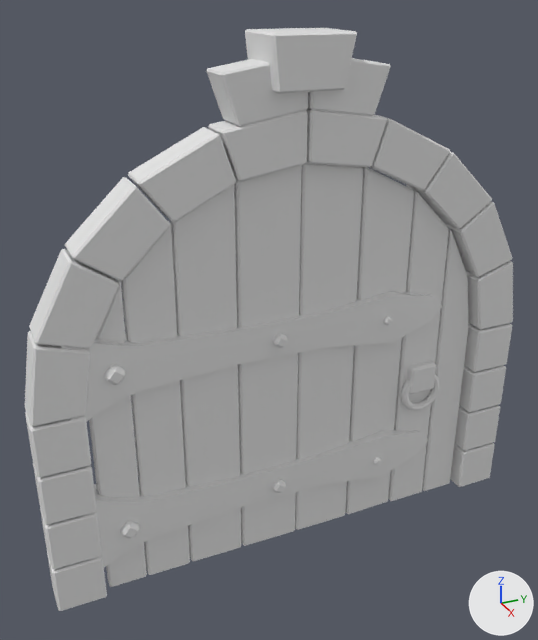
What one commit did to the FBX model Assets/Dungeon/Models/Door.fbx.
Before and after are seen from a camera (50 mm lens) standing at (7.26, -3.63, 6.82) and looking at (-0.12, -0.31, 3.13). Lighting does not change. The marker at lower right points along +X, +Y and +Z. Where no turn or scale is listed for an object, it has been applied to the vertices.

The scene before the commit, as lines of its bpy script (objects in view):
```python
me_circle_006 = bpy.data.meshes.new('Circle.006')
me_circle_006.from_pydata(...)  # 240 vertices, 256 faces; spans x -0.15..0.0, y -0.02..5.08, z -1.92..3.11
me_circle_006.materials.append(mat_door)  # white #e7e7e7
me_circle_007 = bpy.data.meshes.new('Circle.007')
me_circle_007.from_pydata(...)  # 504 vertices, 546 faces; spans x -0.37..0.37, y -3.18..3.18, z 0.0..6.35
me_circle_007.materials.append(mat_arch_stone)  # white #e7e7e7
me_cube_205 = bpy.data.meshes.new('Cube.205')
me_cube_205.from_pydata(...)  # 216 vertices, 218 faces; spans x -0.195..0.195, y -0.292..0.317, z -0.508..0.195
me_cube_205.materials.append(mat_door_handle)  # white #e7e7e7
me_cube_206 = bpy.data.meshes.new('Cube.206')
me_cube_206.from_pydata(...)  # 384 vertices, 404 faces; spans x -0.25..0.25, y -0.22..4.57, z -0.58..2.62
me_cube_206.materials.append(mat_door_support_metal)  # white #e7e7e7
ob_arch_stone = bpy.data.objects.new('Arch Stone', me_circle_007)
ob_arch_stone.location = (0.0, 0.0, 0.0)
ob_door = bpy.data.objects.new('Door', me_circle_006)
ob_door.location = (0.08, -2.52, 1.91)
ob_door_handle = bpy.data.objects.new('Door Handle', me_cube_205)
ob_door_handle.location = (0.0, 1.8, 1.99)
ob_door_support_metal = bpy.data.objects.new('Door Support Metal', me_cube_206)
ob_door_support_metal.location = (0.02, -2.54, 0.94)
```
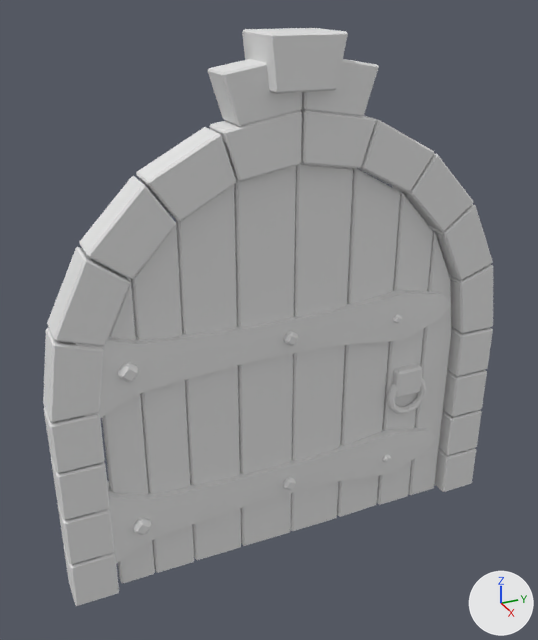
The edits, one by one:
me_circle_006 has 240 vertices, 256 faces and spans x -0.15..0.0, y -0.02..5.08, z -1.92..3.11.
me_circle_006 is used by ob_door; location (0.08, -2.52, 1.91).
me_circle_006 part 1: the whole mesh is scaled about the mesh origin by (1, 0.916, 1).
me_circle_007 has 504 vertices, 546 faces and spans x -0.37..0.37, y -3.18..3.18, z 0.0..6.35.
me_circle_007 is used by ob_arch_stone; location (0.0, 0.0, 0.0).
me_circle_007 part 2: the whole mesh is scaled about its middle by (1, 0.916, 1).
Object 'Door Support Metal' (ob_door_support_metal) moves from (0.02, -2.54, 0.94) to (0.02, -2.39, 0.94).
Object 'Door Handle' (ob_door_handle) moves from (0.0, 1.8, 1.99) to (0.0, 1.58, 1.99).
Object 'Door' (ob_door) moves from (0.08, -2.52, 1.91) to (0.08, -2.38, 1.91).
Object 'Arch Stone' (ob_arch_stone) moves from (0.0, 0.0, 0.0) to (0.0, -0.07, 0.0).

Where the change shows, as pixel boxes [x1, y1, x2, y2] in the pictures (538 x 640 px; the box of a moved part takes in the faces that stretch with it):
'Door', mesh rescaled, moved (8% narrower)
    before: [89, 162, 469, 587]
    after: [102, 162, 451, 583]
'Arch Stone', mesh rescaled, moved (8% narrower)
    before: [25, 28, 513, 611]
    after: [43, 28, 493, 606]
'Door Support Metal', moved
    before: [61, 292, 443, 568]
    after: [75, 290, 452, 564]
'Door Handle', moved
    before: [401, 361, 440, 411]
    after: [387, 364, 427, 414]
part 1 of me_circle_006, moved or reshaped
    before: [93, 162, 469, 587]
    after: [105, 162, 451, 583]
